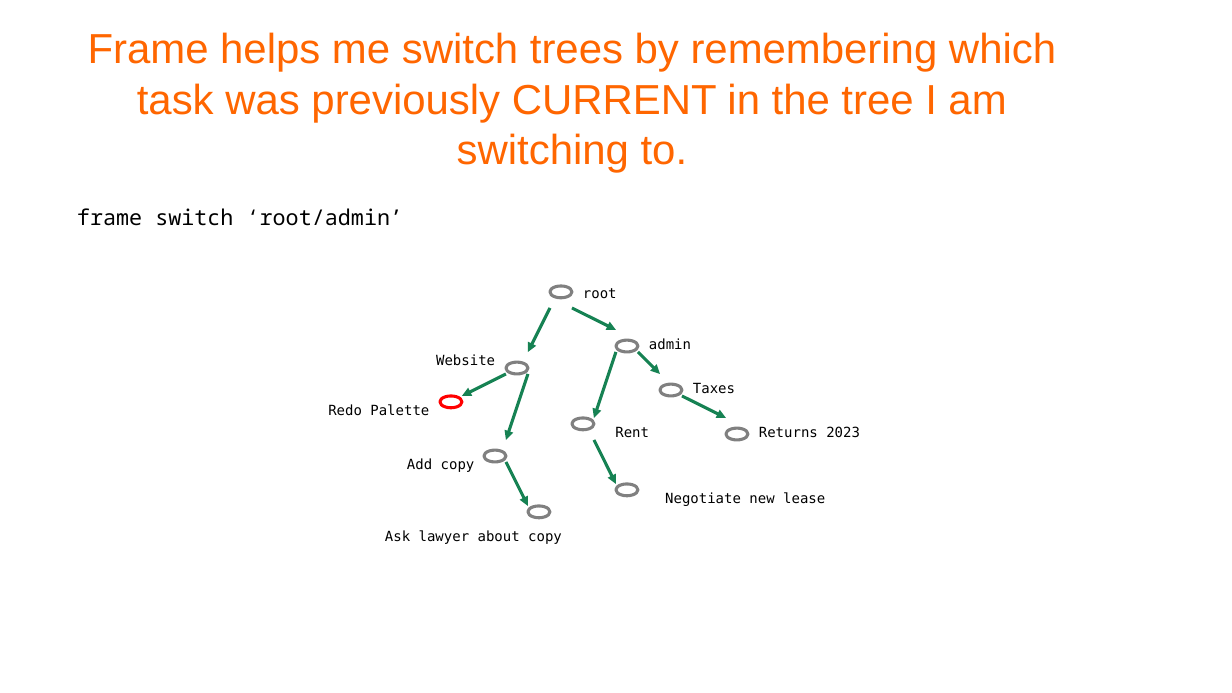
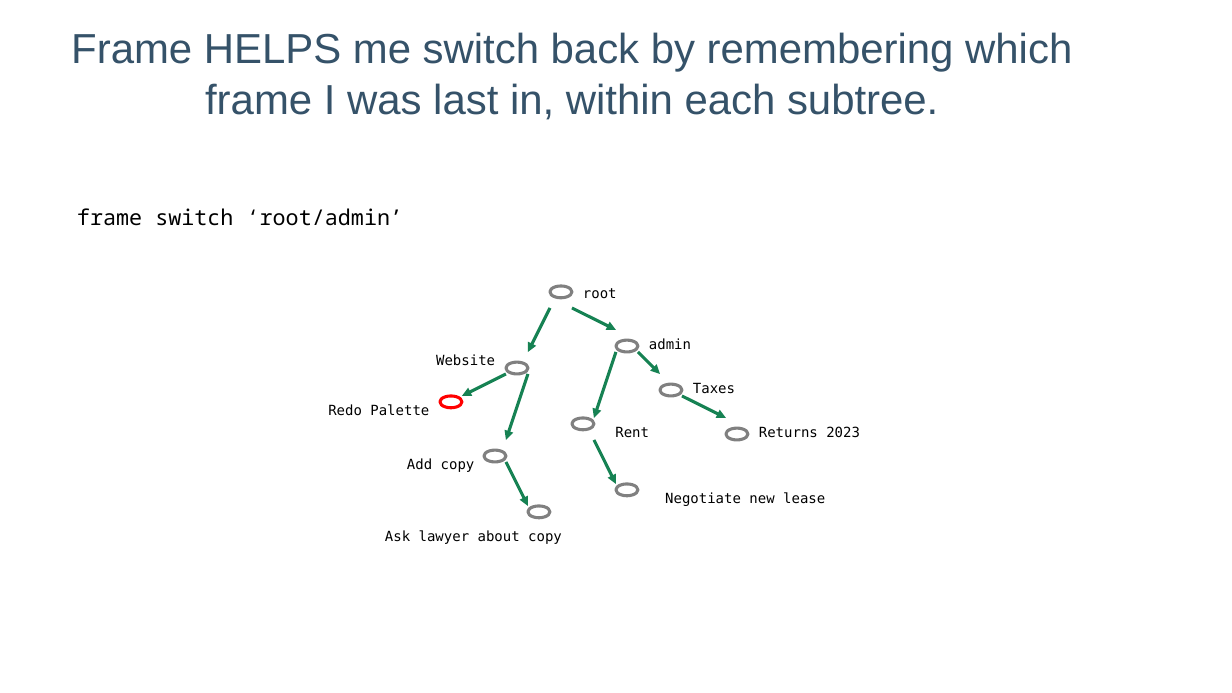
Before and after one commit to lelanthran/frame, a slide deck: slide 41 of docs/FrameIntroduction.odp. Drawn at 1232x693 pixels with LibreOffice and Linux fonts; fonts in the diff are those of the drawing; background and template pictures are left out. Boxes give left, top, right and bottom in pixels: in the first picture for what was removed or moved away, otherwise in the second. Text is boxed around its words. In the diff, an @@ line names an element or a change of style, - is before the commit and + after.

```diff
--- a/docs/FrameIntroduction.odp
+++ b/docs/FrameIntroduction.odp
@@ title at [71,32,1072,120]: text changed; text colour #FF6600 to #355269 @@
-Frame helps me switch trees by remembering which task was previously CURRENT in the tree I am switching to.
+Frame HELPS me switch back by remembering which frame I was last in, within each subtree.
```
Also in this commit, not shown: 47 other slides changed.
